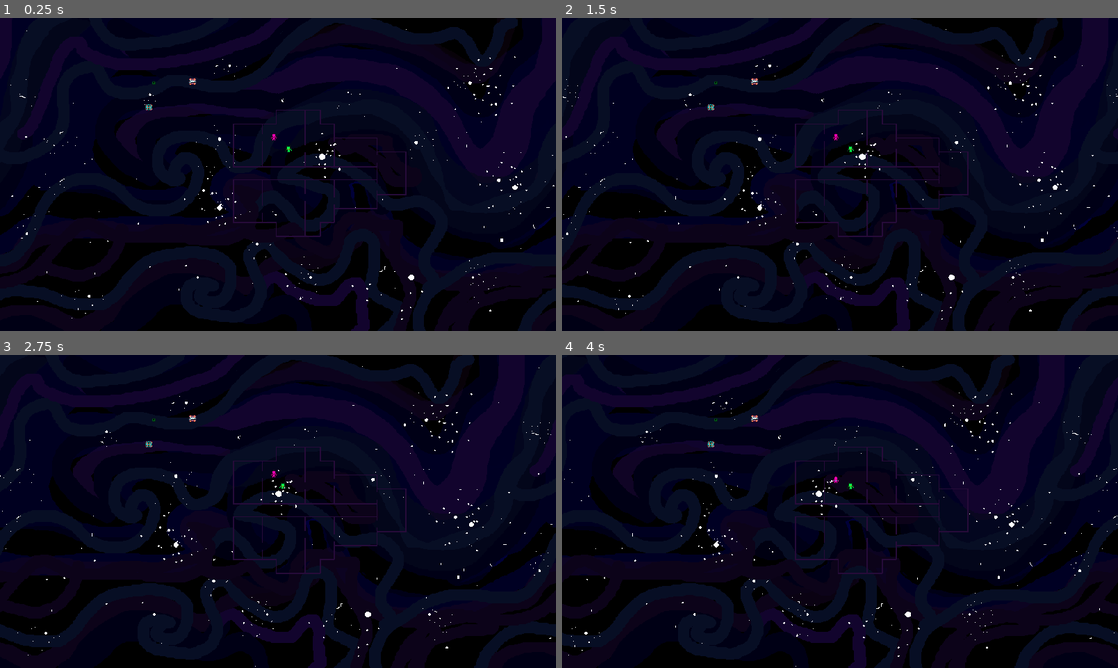
Above: before the commit, frames 1-4 (two rows, left to right).
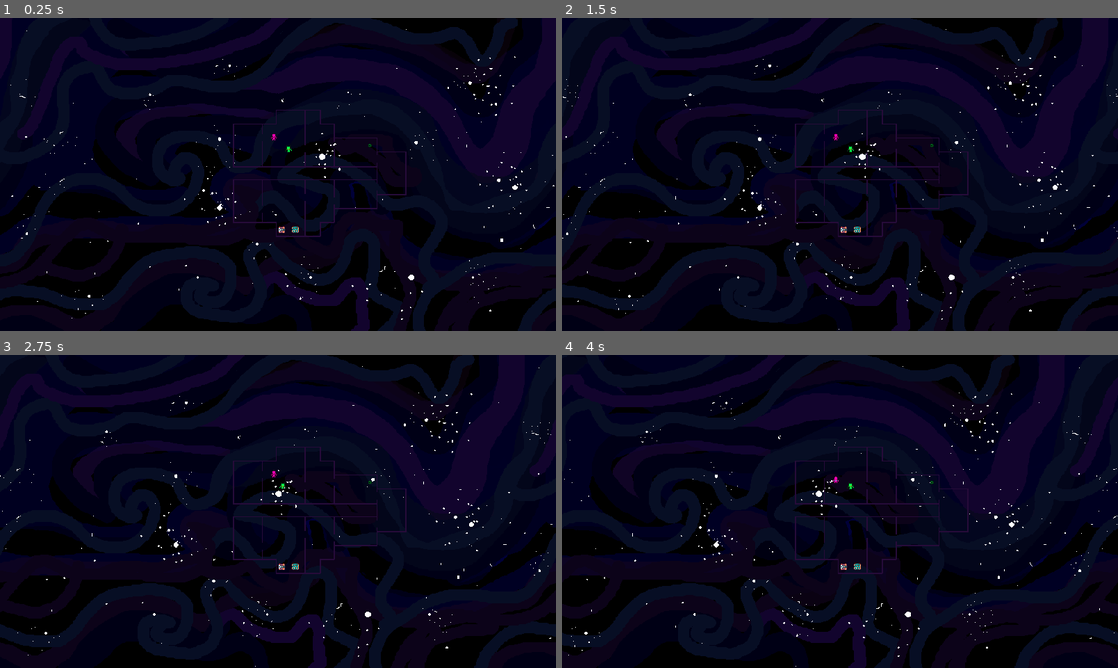
Above: after the commit, the same moments.

Repository: feargrinn/cyberiada2024
Game: Godot game, scene res://scenes/key_scenes/game.tscn
Same seed, same stepped clock (60 frames per second), same inputs: the game is played once before the commit and once after it.
Inputs:
- Up to frame 1 (0.25 s): no input
- Up to frame 2 (1.5 s): tap Enter (interact_B) at 0.5 s; tap S (A_dol) at 0.6 s; tap W (A_gora) at 1.35 s
- Up to frame 3 (2.75 s): tap A (A_lewo) at 2.1 s
- Up to frame 4 (4 s): tap D (A_prawo) at 2.85 s; tap Down (B_dol) at 3.6 s

The runs differ from the first frame. In frame 1, 0.1% of the frame differs, in the area x 26-67%, y 19-69%; in frame 2, 0.1%; in frame 3, 0.1%; in frame 4, 0.1%.

Commit message:
Moved items to be on board

Diff:
--- a/scenes/key_scenes/game.tscn
+++ b/scenes/key_scenes/game.tscn
@@ -105,16 +105,19 @@
 position = Vector2(946, 407)
 
 [node name="wrench" parent="game" groups=["interactable"] instance=ExtResource("6_hnola")]
-position = Vector2(665, 219)
+position = Vector2(973, 731)
 
 [node name="valve" parent="game" instance=ExtResource("9_e188o")]
-position = Vector2(514, 308)
+position = Vector2(1020, 730)
 
 [node name="AudioStreamPlayer" type="AudioStreamPlayer" parent="game"]
 stream = ExtResource("8_hkgy1")
 volume_db = -15.0
 bus = &"Music"
 parameters/looping = true
+
+[node name="OxygenFixer" parent="game" instance=ExtResource("11_njxq5")]
+position = Vector2(1277, 440)
 
 [node name="HBoxContainer" type="HBoxContainer" parent="."]
 layout_mode = 2
@@ -167,6 +170,3 @@
 size_flags_horizontal = 3
 
 [node name="Sprite2D" type="Sprite2D" parent="HBoxContainer/Control8"]
-
-[node name="OxygenFixer" parent="." instance=ExtResource("11_njxq5")]
-position = Vector2(531, 224)
--- a/scenes/smaller_scenes/valve.tscn
+++ b/scenes/smaller_scenes/valve.tscn
@@ -1,8 +1,10 @@
-[gd_scene load_steps=5 format=3 uid="uid://b0fky7fjf4adh"]
+[gd_scene load_steps=7 format=3 uid="uid://8l3xkxatwxlj"]
 
 [ext_resource type="Script" path="res://scripts/wrench.gd" id="1_g3dox"]
 [ext_resource type="Texture2D" uid="uid://qea17w285j3i" path="res://textures/valve.png" id="2_msnge"]
 [ext_resource type="Texture2D" uid="uid://cxoa5rrnghvrb" path="res://textures/skrzynka2.png" id="3_gcnbs"]
+[ext_resource type="AudioStream" uid="uid://dln8bt076c26d" path="res://audio/podnoszenie zaworu.mp3" id="4_4raqt"]
+[ext_resource type="AudioStream" uid="uid://bqbv8voumni2l" path="res://audio/połączenie zaworów.mp3" id="5_1fign"]
 
 [sub_resource type="CircleShape2D" id="CircleShape2D_410uk"]
 radius = 19.9249
@@ -20,5 +22,11 @@
 [node name="Sprite2D" type="Sprite2D" parent="."]
 texture = ExtResource("3_gcnbs")
 
+[node name="AudioStreamPlayer" type="AudioStreamPlayer" parent="."]
+stream = ExtResource("4_4raqt")
+
+[node name="AudioStreamPlayer2" type="AudioStreamPlayer" parent="."]
+stream = ExtResource("5_1fign")
+
 [connection signal="body_entered" from="." to="." method="_on_body_entered"]
 [connection signal="body_exited" from="." to="." method="_on_body_exited"]
--- a/scenes/smaller_scenes/wrench.tscn
+++ b/scenes/smaller_scenes/wrench.tscn
@@ -1,9 +1,10 @@
-[gd_scene load_steps=6 format=3 uid="uid://bhx5ge86pfjav"]
+[gd_scene load_steps=7 format=3 uid="uid://bhx5ge86pfjav"]
 
 [ext_resource type="Script" path="res://scripts/wrench.gd" id="1_5swg1"]
 [ext_resource type="Texture2D" uid="uid://810tt6uhmsor" path="res://textures/wrench_sprite_24x12.png" id="2_pqs1x"]
 [ext_resource type="Texture2D" uid="uid://tmnv7wa28my7" path="res://textures/skrzynka1.png" id="3_c7p8j"]
-[ext_resource type="AudioStream" uid="uid://b35j25xqtb2mh" path="res://audio/wykonanie zadania.mp3" id="4_qjv4f"]
+[ext_resource type="AudioStream" uid="uid://bmjr8mhp5jy5w" path="res://audio/podnoszenie klucza.mp3" id="4_wowo1"]
+[ext_resource type="AudioStream" uid="uid://6qrhqix854t2" path="res://audio/kładzenie klucza.mp3" id="5_ofk8w"]
 
 [sub_resource type="CircleShape2D" id="CircleShape2D_410uk"]
 radius = 19.9249
@@ -22,8 +23,11 @@
 texture = ExtResource("3_c7p8j")
 
 [node name="AudioStreamPlayer" type="AudioStreamPlayer" parent="."]
-stream = ExtResource("4_qjv4f")
+stream = ExtResource("4_wowo1")
 bus = &"SFX"
+
+[node name="AudioStreamPlayer2" type="AudioStreamPlayer" parent="."]
+stream = ExtResource("5_ofk8w")
 
 [connection signal="body_entered" from="." to="." method="_on_body_entered"]
 [connection signal="body_exited" from="." to="." method="_on_body_exited"]
Not shown: 1 places in scenes/key_scenes/game.tscn that only renumber resources
Not shown: 1 places in scenes/key_scenes/main_menu.tscn that only renumber resources
Not shown: 1 places in scenes/key_scenes/settings.tscn that only renumber resources
Not shown: 1 places in scenes/smaller_scenes/gameover.tscn that only renumber resources
